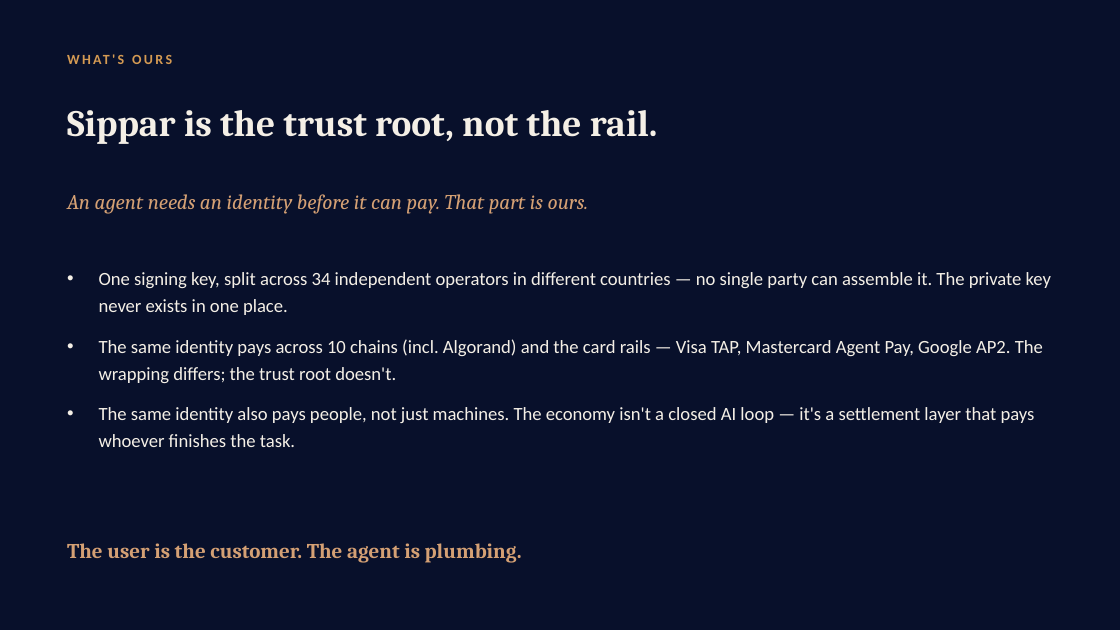
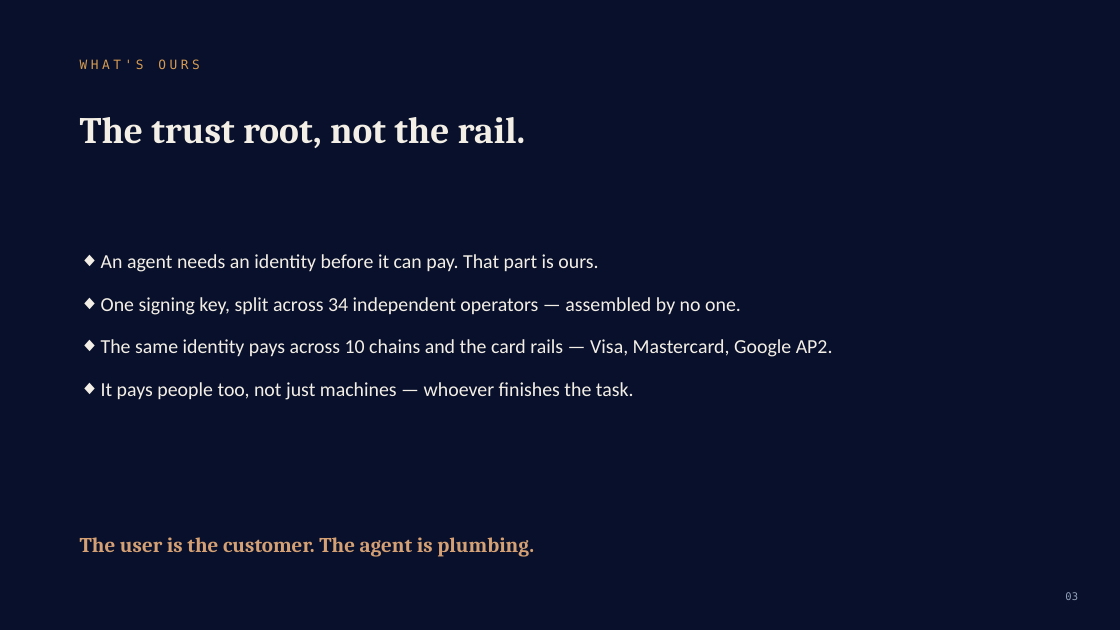
Before and after one commit to Nuru-AI/sippar-algorand-x402, a slide deck: slide 3 of docs/Sippar-Algorand-x402-Deck.pptx. Drawn at 1120x630 pixels with LibreOffice and Linux fonts; fonts in the diff are those of the drawing. Boxes give left, top, right and bottom in pixels: in the first picture for what was removed or moved away, otherwise in the second. Text is boxed around its words. In the diff, an @@ line names an element or a change of style, - is before the commit and + after.

```diff
--- a/docs/Sippar-Algorand-x402-Deck.pptx
+++ b/docs/Sippar-Algorand-x402-Deck.pptx
@@ text "WHAT'S OURS": place and size @@
-text "WHAT'S OURS" at bbox=[118, 55, 125, 64]
+text "WHAT'S OURS" at bbox=[80, 59, 199, 69]
@@ text "WHAT'S OURS" at bbox=[80, 59, 199, 69]: size 12 to 11 pt, font Calibri to DejaVu Sans Mono, letter spacing 2 to 3 pt, bold off @@
@@ text at bbox=[80, 117, 526, 148]: text changed @@
-Sippar is the trust root, not the rail.
+The trust root, not the rail.
@@ text removed at bbox=[67, 194, 589, 214] @@
-An agent needs an identity before it can pay. That part is ours.
@@ text at bbox=[101, 254, 833, 400]: text changed; size 16 to 17 pt @@
-• One signing key, split across 34 independent operators in different countries — no single party can assemble it. The private key never exists in one place.
-• The same identity pays across 10 chains (incl. Algorand) and the card rails — Visa TAP, Mastercard Agent Pay, Google AP2. The wrapping differs; the trust root doesn't.
-• The same identity also pays people, not just machines. The economy isn't a closed AI loop — it's a settlement layer that pays whoever finishes the task.
+◆ An agent needs an identity before it can pay. That part is ours.
+◆ One signing key, split across 34 independent operators — assembled by no one.
+◆ The same identity pays across 10 chains and the card rails — Visa, Mastercard, Google AP2.
+◆ It pays people too, not just machines — whoever finishes the task.
@@ text "The user is the customer. ...": place and size @@
-text "The user is the customer. ..." at bbox=[67, 543, 522, 563]
+text "The user is the customer. ..." at bbox=[80, 537, 534, 557]
@@ text added at bbox=[1065, 592, 1078, 600], 9 pt, text #94A0B8 @@
+03
```
Also in this commit, not shown: 5 other slides changed.
